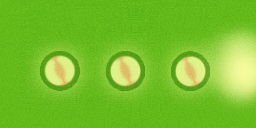
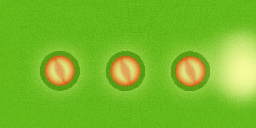
Layers edited between the first and the second 256x128 image:
pixels changed over (43, 54, 207, 88) (layer not identified)
